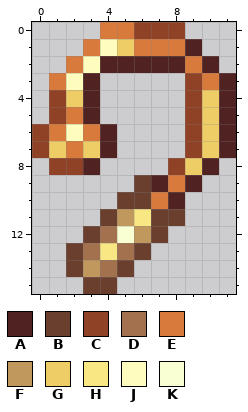
A pixel-art sprite gets an edit: Items/Hook/CitrineHook.png. The picture above is the old version.
The file is 24x32 pixels, drawn in blocks of 2x2; one block is one cell here. Colours within 5 levels of each other are drawn and written as one.
Palette (. is transparent): A #512222  B #6a3f2e  C #904226  D #a3714d  E #d87a3c  F #c0975d  G #eecd67  H #f9e784  J #fffdbe  K #f9ffd3
Once edited:
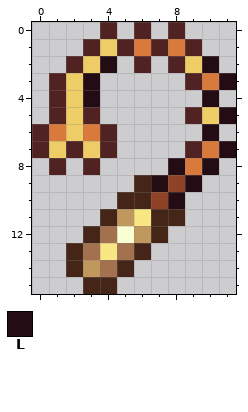
Colours new in this view: L #240c14
The edit:
colour B: #6a3f2e -> #452517
y 0: x 4..8 EECCC -> A.A.A
y 1: x 3..5 EJG -> AGA; x 7 E -> A
y 2: x 2..5 EJAA -> AGL.; x 7 A -> .; x 9..10 EA -> GL
y 3: x 1..3 EJA -> AGL; x 9 C -> A; x 11 A -> L
y 4: x 1 C -> A; x 3 A -> L; x 9..11 CGA -> .L.
y 5: x 1..2 CE -> AG; x 9 C -> A; x 11 A -> L
y 6: x 0 C -> A; x 2 J -> G; x 9..11 CGA -> .L.
y 7: x 0 C -> A; x 2 E -> A; x 9..11 CGA -> AEL
y 8: x 1..2 CC -> A.; x 8..10 CGA -> LEL
y 9: x 7..9 AEA -> LCL
y 10: x 7..8 EA -> CL
Changed places in both pictures, as pixel boxes (x1, y1, x2, y2):
changed: (32, 22, 236, 294)
